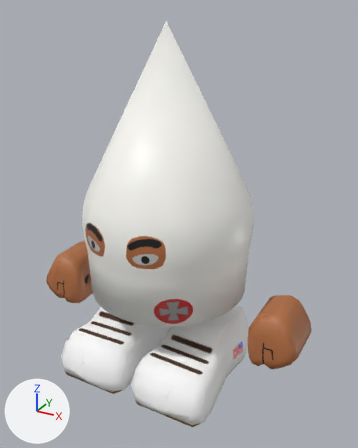
One commit to the FBX model SourceAssets/Characters/KlanMan/KlanMan.fbx: the scene before it, then after it.
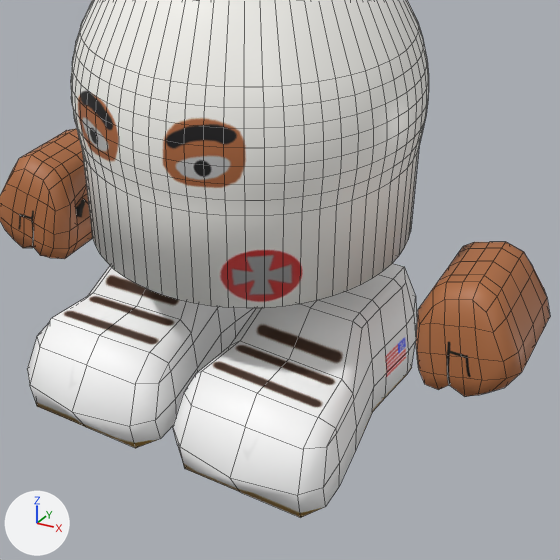
Each version is shown whole from a camera (50 mm lens) standing at (2.07, -3.56, 3.21) and looking at (0.13, -0.04, 1.45), then close up on the part from 13% to 88% of the width and 40% to 100% of the height. Lighting does not change. The marker at lower left points along +X, +Y and +Z. The close-ups show mesh edges as thin lines.
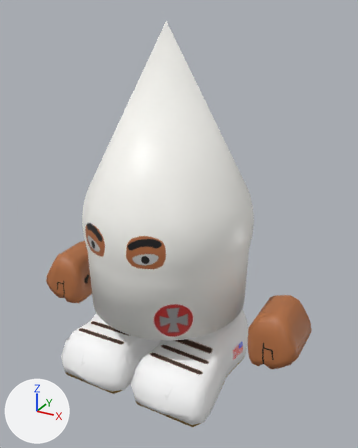
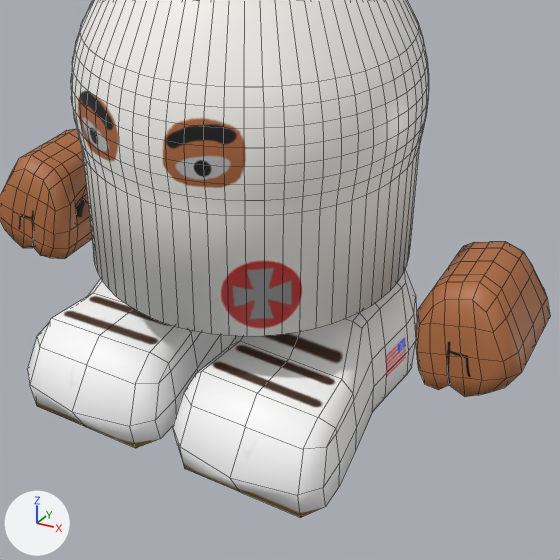
Edits to the bpy script that builds the scene:
```text
Change me_cube:
    where me_cube.from_pydata(...)  # 1141 vertices, 1154 faces; spans x -0.91..0.92, y -0.51..0.6, z -1.12..1.0
    used by ob_cube; location = (0.0, 0.0, 1.473); scale = (-1.47, -1.47, -1.47)
    me_cube part 1: all 64 vertices in x -0.49..0.49, y -0.49..0.49, z 0.46 are moved by (0.0, 0.0, 0.09)
```

What differs and where, as boxes (x1, y1, x2, y2) in the close-ups (560 x 560 px; the box of a moved part takes in the faces that stretch with it):
part 1 of me_cube, moved or reshaped
    before: (82, 148, 419, 308)
    after: (82, 148, 419, 336)
